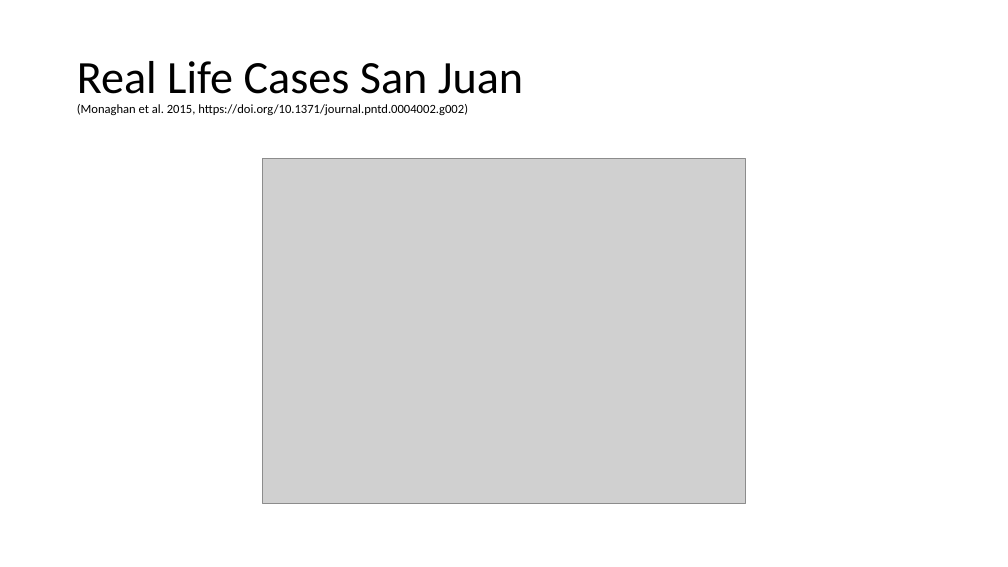
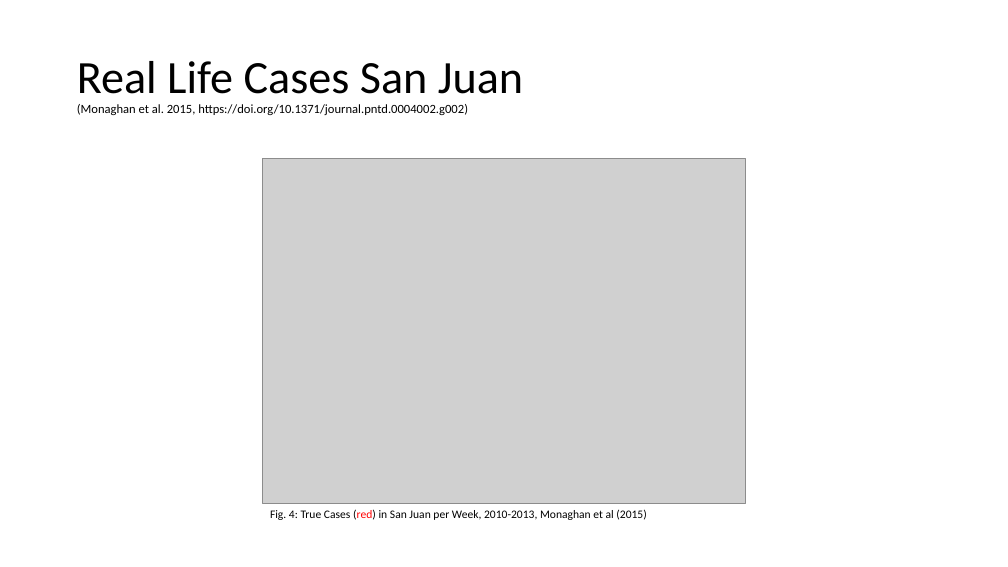
Before and after one commit to mariiader/adc_project, a slide deck: slide 8 of DengAI_PP_3.pptx. Drawn at 1008x567 pixels with LibreOffice and Linux fonts; fonts in the diff are those of the drawing; grey boxes stand for pictures. Boxes give left, top, right and bottom in pixels: in the first picture for what was removed or moved away, otherwise in the second. Text is boxed around its words. In the diff, an @@ line names an element or a change of style, - is before the commit and + after.

```diff
--- a/DengAI_PP_3.pptx
+++ b/DengAI_PP_3.pptx
@@ text added at (270, 509, 646, 520), 11 pt, text #000000 @@
+Fig. 4: True Cases (red) in San Juan per Week, 2010-2013, Monaghan et al (2015)
```
Also in this commit, not shown: 8 other slides changed, 4 slides added, 3 slides removed, 14 other files.
